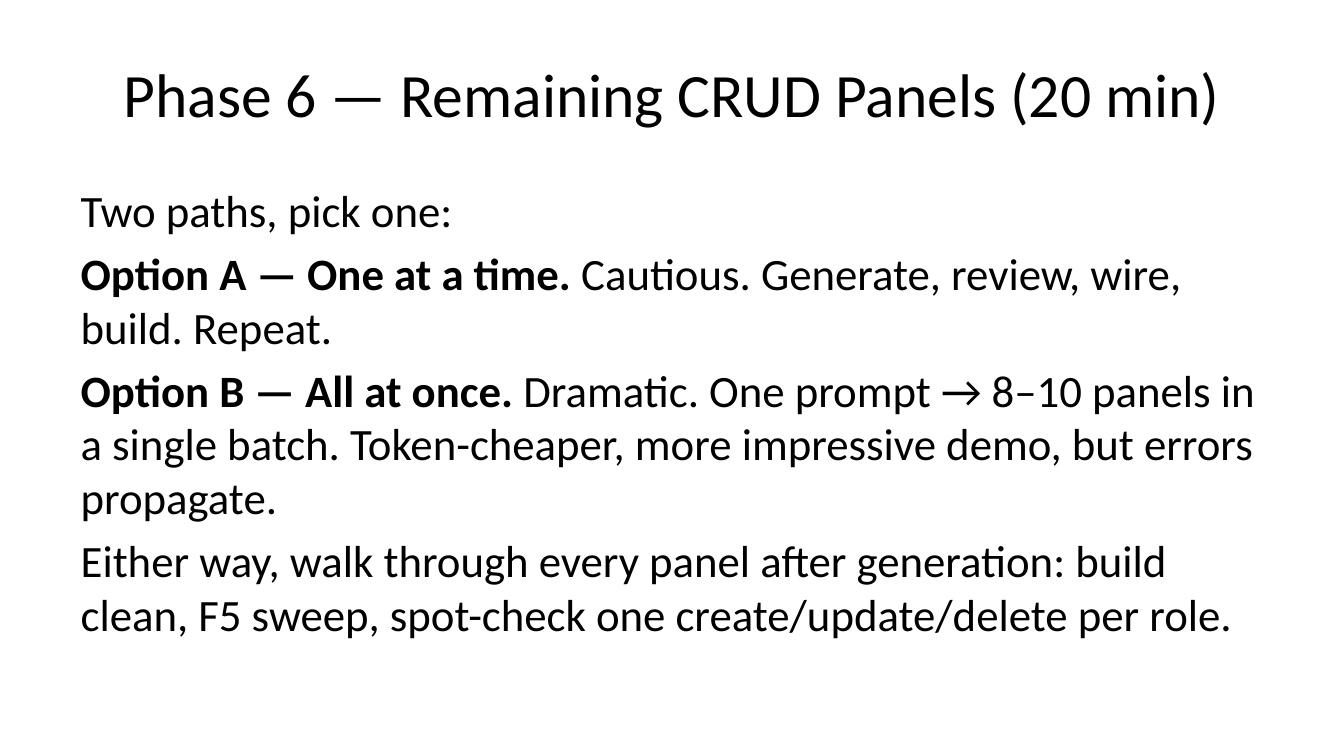
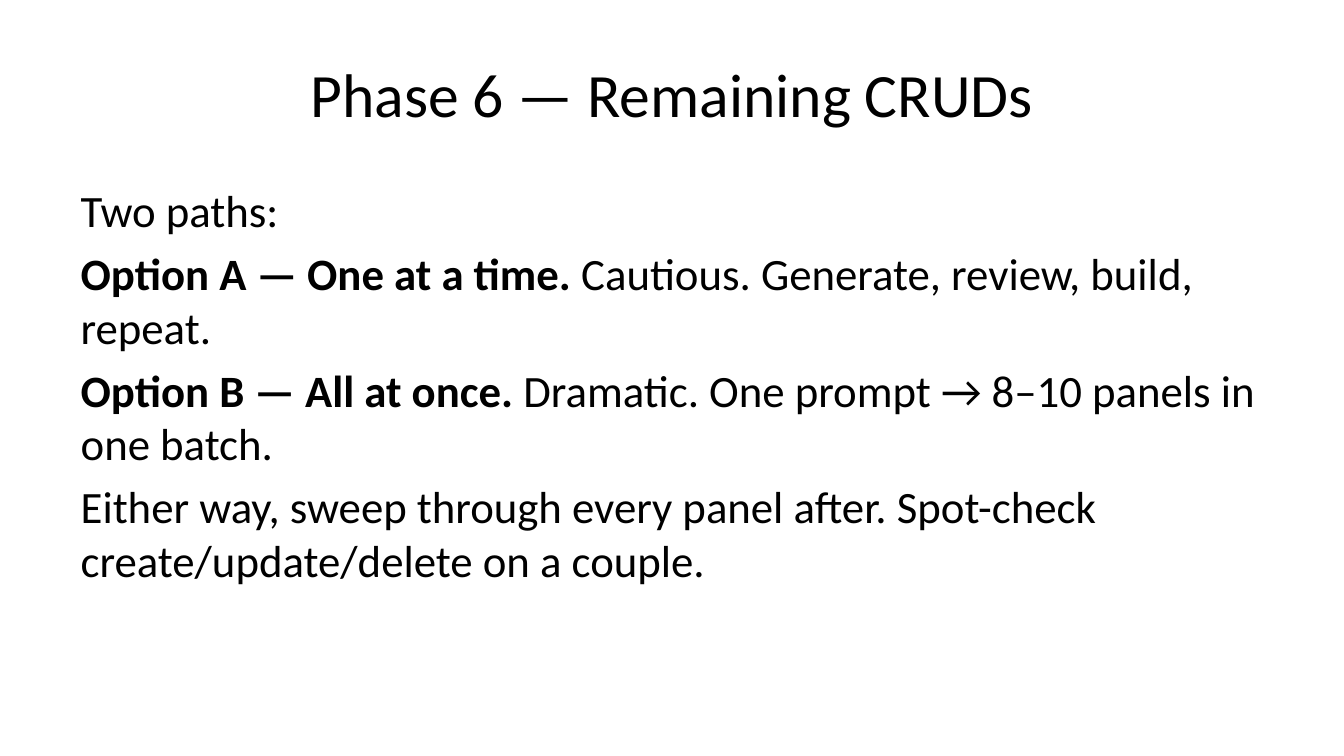
Before and after one commit to dcodish/SAD-sample-project, a slide deck: slide 18 of SLIDE_DECK.pptx (slide 13 before the commit). Drawn at 1344x756 pixels with LibreOffice and Linux fonts; fonts in the diff are those of the drawing. Boxes give left, top, right and bottom in pixels: in the first picture for what was removed or moved away, otherwise in the second. Text is boxed around its words. In the diff, an @@ line names an element or a change of style, - is before the commit and + after.

```diff
--- a/SLIDE_DECK.pptx
+++ b/SLIDE_DECK.pptx
@@ title at <box>311,74,1033,128</box>: text changed @@
-Phase 6 — Remaining CRUD Panels (20 min)
+Phase 6 — Remaining CRUDs
@@ text at <box>81,196,1255,585</box>: text changed @@
-Two paths, pick one:
-Option A — One at a time. Cautious. Generate, review, wire, build. Repeat.
-Option B — All at once. Dramatic. One prompt → 8–10 panels in a single batch. Token-cheaper, more impressive demo, but errors propagate.
-Either way, walk through every panel after generation: build clean, F5 sweep, spot-check one create/update/delete per role.
+Two paths:
+Option A — One at a time. Cautious. Generate, review, build, repeat.
+Option B — All at once. Dramatic. One prompt → 8–10 panels in one batch.
+Either way, sweep through every panel after. Spot-check create/update/delete on a couple.
```
Also in this commit, not shown: 17 other slides changed, 7 slides added, 2 other files.
